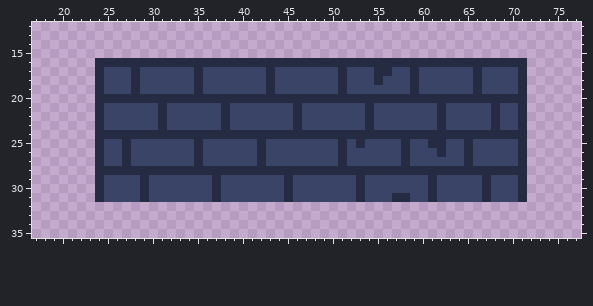
A pixel-art file gets an edit: assets/tiles/brickTiles.ase. Above is the file before it was changed.
128x128 pixels, 1 frame. Shown: x 17..77, y 12..35.
The same view after the edit:
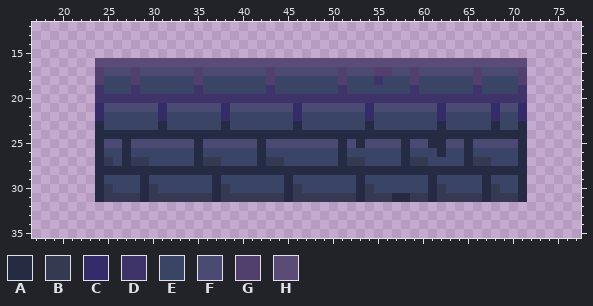
Palette (. is transparent): A #262b44  B #333a52  C #332c68  D #3f346a  E #3a4466  F #4a4a73  G #51406d  H #5b4b77
Edits made:
@@ x 17..77 @@
 15 .............................................................
-16 .......AAAAAAAAAAAAAAAAAAAAAAAAAAAAAAAAAAAAAAAAAAAAAAAA......
-17 .......AEEEAEEEEEEAEEEEEEEAEEEEEEEAEEEAAEEAEEEEEEAEEEEA......
-18 .......AEEEAEEEEEEAEEEEEEEAEEEEEEEAEEEAEEEAEEEEEEAEEEEA......
-19 .......AEEEAEEEEEEAEEEEEEEAEEEEEEEAEEEEEEEAEEEEEEAEEEEA......
-20 .......AAAAAAAAAAAAAAAAAAAAAAAAAAAAAAAAAAAAAAAAAAAAAAAA......
-21 .......AEEEEEEAEEEEEEAEEEEEEEAEEEEEEEAEEEEEEEAEEEEEAEEA......
-22 .......AEEEEEEAEEEEEEAEEEEEEEAEEEEEEEAEEEEEEEAEEEEEAEEA......
+16 .......HHHHHHHHHHHHHHHHHHHHHHHHHHHHHHHHHHHHHHHHHHHHHHHH......
+17 .......GFFFGFFFFFFGFFFFFFFGFFFFFFFGFFFGGFFGFFFFFFGFFFFG......
+18 .......GEEEGEEEEEEGEEEEEEEGEEEEEEEGEEEDEEEGEEEEEEGEEEEG......
+19 .......DEEEDEEEEEEDEEEEEEEDEEEEEEEDEEEEEEEDEEEEEEDEEEED......
+20 .......DDDDDDDDDDDDDDDDDDDDDDDDDDDDDDDDDDDDDDDDDDDDDDDD......
+21 .......CFFFFFFCFFFFFFCFFFFFFFCFFFFFFFCFFFFFFFCFFFFFCFFC......
+22 .......CEEEEEECEEEEEECEEEEEEECEEEEEEECEEEEEEECEEEEECEEC......
 23 .......AEEEEEEAEEEEEEAEEEEEEEAEEEEEEEAEEEEEEEAEEEEEAEEA......
 24 .......AAAAAAAAAAAAAAAAAAAAAAAAAAAAAAAAAAAAAAAAAAAAAAAA......
-25 .......AEEAEEEEEEEAEEEEEEAEEEEEEEEAEAEEEEAEEAAEEAEEEEEA......
+25 .......AFFAFFFFFFFAFFFFFFAFFFFFFFFAFAFFFFAFFAAFFAFFFFFA......
 26 .......AEEAEEEEEEEAEEEEEEAEEEEEEEEAEEEEEEAEEEAEEAEEEEEA......
-27 .......AEEAEEEEEEEAEEEEEEAEEEEEEEEAEEEEEEAEEEEEEAEEEEEA......
+27 .......ABEABBEEEEEABBEEEEABBEEEEEEABBEEEEABBEEEEABBEEEA......
 28 .......AAAAAAAAAAAAAAAAAAAAAAAAAAAAAAAAAAAAAAAAAAAAAAAA......
 29 .......AEEEEAEEEEEEEAEEEEEEEAEEEEEEEAEEEEEEEAEEEEEAEEEA......
-30 .......AEEEEAEEEEEEEAEEEEEEEAEEEEEEEAEEEEEEEAEEEEEAEEEA......
-31 .......AEEEEAEEEEEEEAEEEEEEEAEEEEEEEAEEEAAEEAEEEEEAEEEA......
+30 .......ABEEEABEEEEEEABEEEEEEABEEEEEEABEEEEEEABEEEEABEEA......
+31 .......ABBBBABBBBBBBABBBBBBBABBBBBBBABBBAABBABBBBBABBBA......
 32 .............................................................
Changed places in both pictures, as pixel boxes (x1, y1, x2, y2):
changed: (95, 58, 527, 202)
